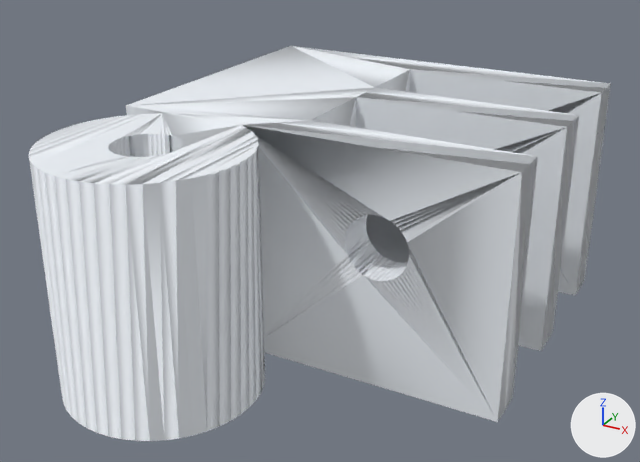
An edit to the glTF model tent/seat-mirrored.glb, drawn before and after from the same camera.
One viewpoint serves both versions: a camera (50 mm lens) standing at (0.01748, -0.02054, 0.00865) and looking at (0.00341, 0.00504, -0.00414). The axes (+X, +Y, +Z) are drawn at lower right. The lights are the same throughout. The older version comes first. Vertices at exactly the same position are counted once.

In view in the first picture: 'seat-mirrored'.
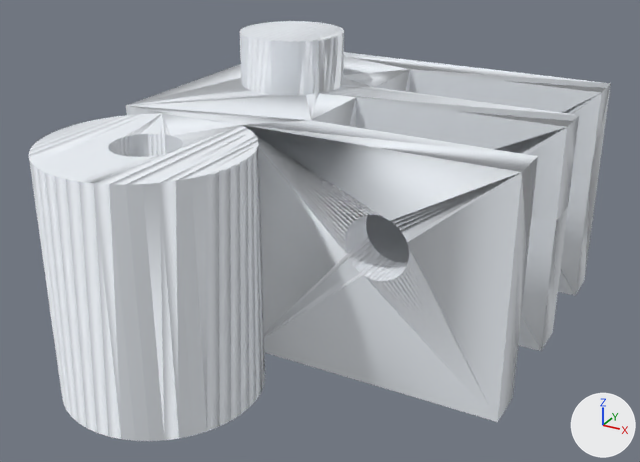
Commit message: tent: a peg printed on each seat's top keeps it from turning on its one screw; the seats print on their bottoms

Patch to the scene script:
```diff
--- a/tent/seat-mirrored.glb.py
+++ b/tent/seat-mirrored.glb.py
@@ me_seat_mirrored @@
 # used by ob_seat_mirrored; location = (0.0, 0.0, 0.0)
-me_seat_mirrored.from_pydata(...)  # 811 vertices, 1642 faces; spans x -0.0035..0.011, y -0.0035..0.0148, z -0.0086..0.0
+me_seat_mirrored.from_pydata(...)  # 907 vertices, 1834 faces; spans x -0.0035..0.011, y -0.0035..0.0148, z -0.0086..0.002
+# me_seat_mirrored part 1
+# 7 faces are deleted
+# 48 vertices are added at x -0.002..0.002, y 0.007..0.011, z 0.0
+# 48 new vertices lie (0.0, 0.0, 0.002) away from vertices in x -0.002..0.002, y 0.007..0.011, z 0.0
+# 199 new faces join them
 me_seat_mirrored.materials.append(mat_seat_mirrored)
```

Pixel boxes [x1, y1, x2, y2] of what changed, in the pictures (640 x 462 px):
'seat-mirrored', reshaped (6% taller)
    before: [29, 46, 611, 441]
    after: [29, 21, 611, 441]
part 1 of me_seat_mirrored, built on
    before: [126, 46, 599, 120]
    after: [126, 21, 599, 120]
